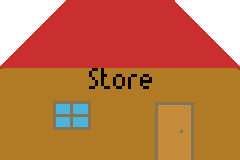
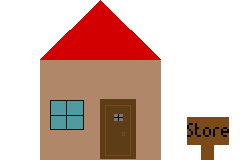
Revision of a layered 240 × 160 image; what changed, layer by layer:
added layer "Store" above "Layer" over (x1=187, y1=123, x2=229, y2=137)
added layer "Layer" above "Background" over (x1=40, y1=0, x2=229, y2=160)
painted on "Background" over (x1=0, y1=0, x2=240, y2=160)
